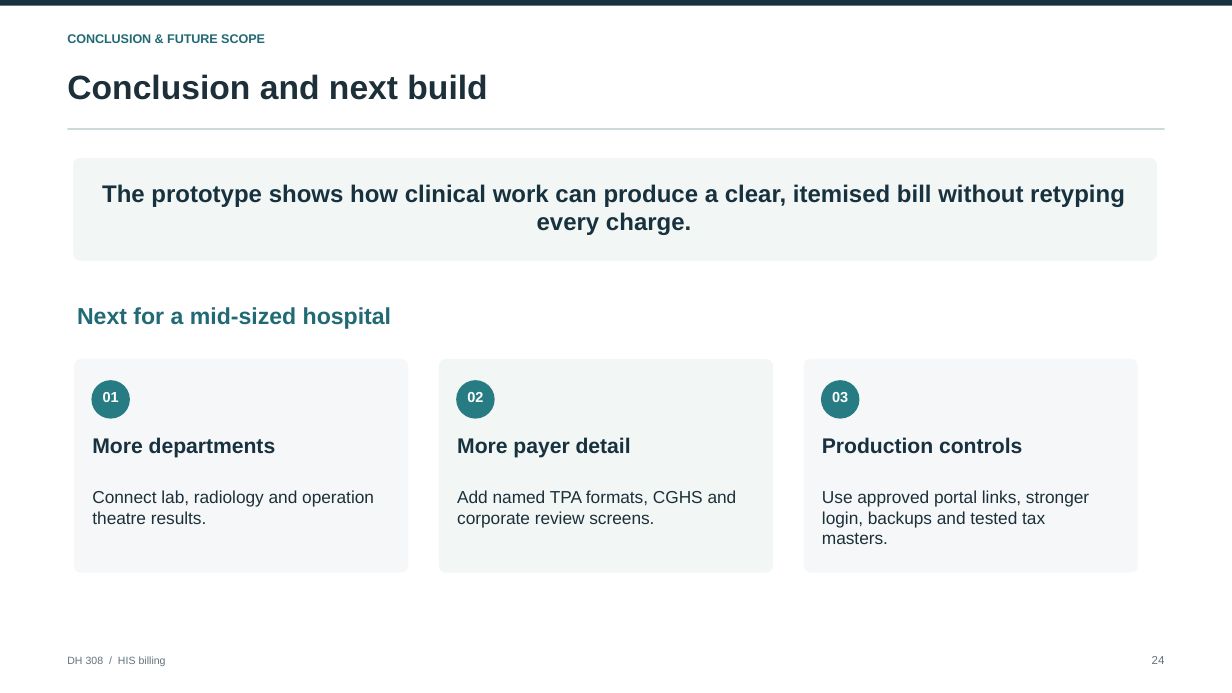
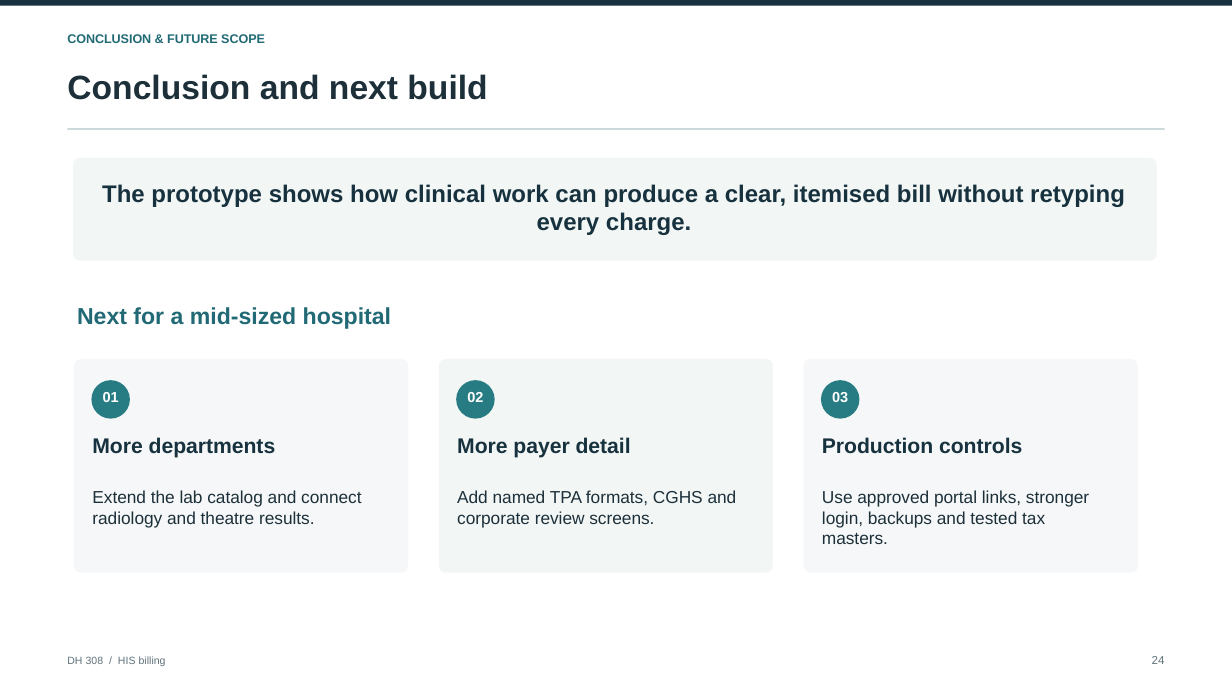
Before and after one commit to Osama-Bin-Lagging/tiveri-billing, a slide deck: slide 24 of presentation/DH308_HIS_Billing_Final.pptx. Drawn at 1232x693 pixels with LibreOffice and Linux fonts; fonts in the diff are those of the drawing. Boxes give left, top, right and bottom in pixels: in the first picture for what was removed or moved away, otherwise in the second. Text is boxed around its words. In the diff, an @@ line names an element or a change of style, - is before the commit and + after.

```diff
--- a/presentation/DH308_HIS_Billing_Final.pptx
+++ b/presentation/DH308_HIS_Billing_Final.pptx
@@ text at [92,490,361,527]: text changed @@
-Connect lab, radiology and operation theatre results.
+Extend the lab catalog and connect radiology and theatre results.
```
Also in this commit, not shown: 10 other slides changed, 9 other files.
